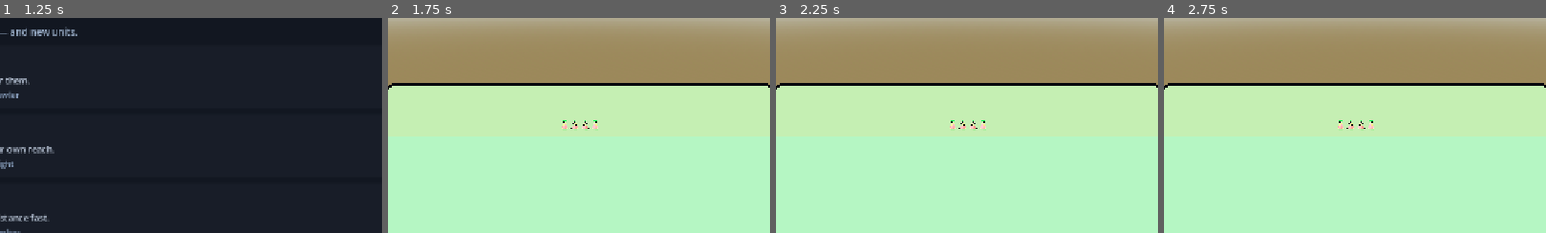
Above: before the commit, frames 1-4 (left to right).
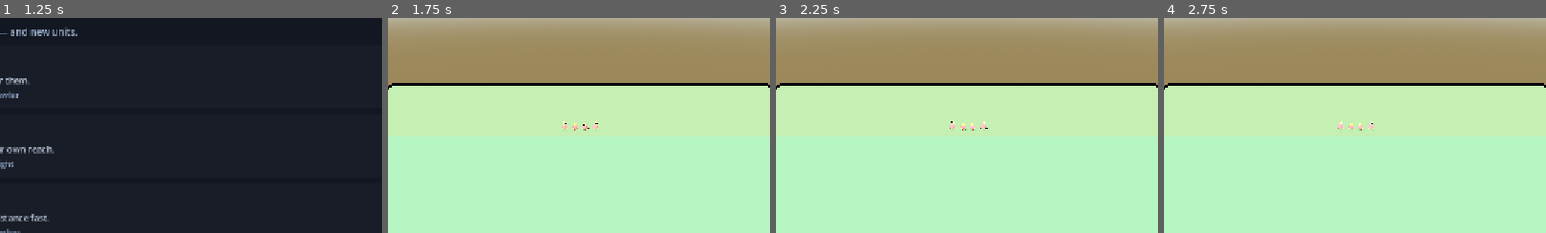
Above: after the commit, the same moments.

Repository: jaygriggsau/sameduck
Game: Godot game, scene res://scenes/Main.tscn
Same seed, same stepped clock (60 frames per second), same inputs: the game is played once before the commit and once after it.
Inputs:
- Up to frame 1 (1.25 s): click "Campaign" at 0.5 s
- Up to frame 2 (1.75 s): click "Play" at 1.25 s
- Up to frame 3 (2.25 s): click "⚔ START BATTLE (Enter)" at 2 s
- Up to frame 4 (2.75 s): no input
The pictures show only the part of the screen within x 25-75%, y 14-64%; the shares and areas given below are measured in that part.

Frame 1 is identical in both runs. In frame 2, less than 0.1% of the frame differs, in the area x 45-55%, y 47-53%; in frame 3, 0.1%, in the area x 45-56%, y 47-53%; in frame 4, less than 0.1%.

Commit message:
Add idle wobble to units
While a unit is alive but not walking toward a foe (deployment phase, or
standing/attacking in battle), the balance controller's target up-vector now
gently sways in a small circle, producing a soft Gang-Beasts idle bob. Each
unit gets a random phase/frequency so a crowd never sways in unison, and the
floppy jointed arms swing along. Walking units target straight up as before.

Verified by rendering two frames 0.7s apart (units at varied tilts, none
toppling) and an autobattle smoke test via Xvfb.

https://claude.ai/code/session_018Rw3TJtXTzeM8sAcv6E2nx

Diff:
--- a/scripts/units/Unit.gd
+++ b/scripts/units/Unit.gd
@@ -44,6 +44,14 @@
 
 var _team_color: Color
 
+# Idle wobble: a gentle Gang-Beasts sway applied (via the balance target) while
+# the unit is alive but not actively walking toward a foe.
+const IDLE_SWAY := 0.13  # horizontal offset of the target up-vector (~7.4 deg)
+var _idle_phase: float = 0.0
+var _idle_freq: float = 1.3
+var _t: float = 0.0
+var _moving: bool = false
+
 # Configure must be called before the node enters the tree (before add_child).
 func configure(unit_id: String, unit_team: int, world_pos: Vector3, arena: Node) -> void:
 	stats = UnitDatabase.get_unit(unit_id)
@@ -62,6 +70,10 @@
 	_phys_mat.bounce = 0.0
 	_build_body()
 	_build_health_bar()
+	# Randomise the idle sway so a crowd of units never bobs in unison.
+	_idle_phase = randf() * TAU
+	_idle_freq = randf_range(1.0, 1.6)
+	_t = randf() * 10.0
 	set_physics_process(true)
 
 func _team_group() -> String:
@@ -386,6 +398,7 @@
 func _physics_process(delta: float) -> void:
 	if torso == null:
 		return
+	_t += delta
 	_update_health_bar()
 
 	if not alive:
@@ -395,26 +408,37 @@
 				queue_free()
 		return
 
-	# Keep the torso upright at all times (so units stand in the placement
-	# phase too); only seek/fight once the battle has started.
+	# Decide whether the unit is walking this frame (only during battle), then
+	# keep the torso upright — with an idle sway when it's just standing around.
+	if simulating:
+		_retarget_timer -= delta
+		if _retarget_timer <= 0.0 or not _is_target_valid():
+			_acquire_target()
+			_retarget_timer = 0.35
+		_attack_timer = max(0.0, _attack_timer - delta)
+		if _is_target_valid():
+			_pursue_and_attack(delta)
+		else:
+			_moving = false
+	else:
+		_moving = false
+
 	_apply_balance(delta)
 
-	if not simulating:
-		return
-
-	_retarget_timer -= delta
-	if _retarget_timer <= 0.0 or not _is_target_valid():
-		_acquire_target()
-		_retarget_timer = 0.35
-
-	_attack_timer = max(0.0, _attack_timer - delta)
-	if _is_target_valid():
-		_pursue_and_attack(delta)
-
 func _apply_balance(_delta: float) -> void:
+	# Target straight up while walking; gently sway in a little circle when idle.
+	var target_up := Vector3.UP
+	if not _moving:
+		var w := _idle_freq
+		target_up = Vector3(
+			sin(_t * w + _idle_phase) * IDLE_SWAY,
+			1.0,
+			cos(_t * w * 0.8 + _idle_phase * 1.7) * IDLE_SWAY
+		).normalized()
+
 	var up := torso.global_transform.basis.y
-	var axis := up.cross(Vector3.UP)
-	var angle := up.angle_to(Vector3.UP)
+	var axis := up.cross(target_up)
+	var angle := up.angle_to(target_up)
 	var scale_k: float = torso.mass / 3.0
 	if axis.length() > 0.0001 and angle > 0.0001:
 		axis = axis.normalized()
@@ -446,7 +470,8 @@
 	var dist := to_target.length()
 	var atk_range: float = stats.get("attack_range", 1.8)
 
-	if dist > atk_range * 0.85:
+	_moving = dist > atk_range * 0.85
+	if _moving:
 		# Steer toward the target on the horizontal plane.
 		var dir := to_target.normalized() if dist > 0.001 else Vector3.ZERO
 		var hv := torso.linear_velocity
Not shown, changed: README.md
